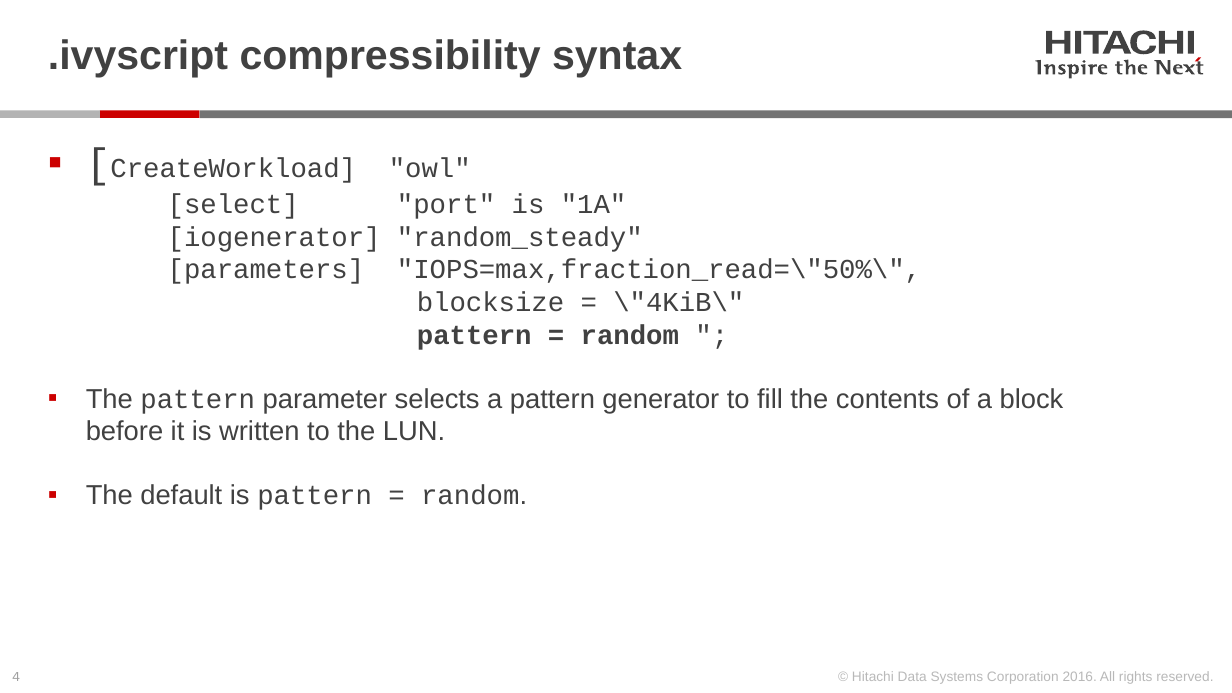
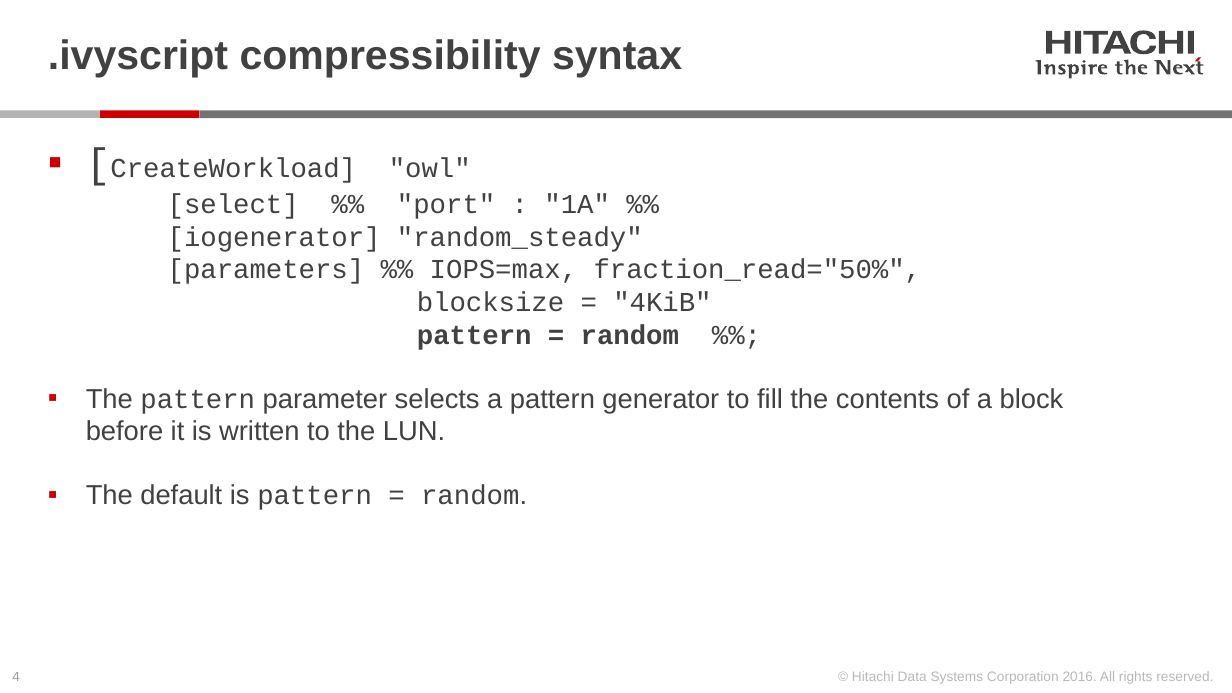
Before and after one commit to Hitachi-Data-Systems/ivy, a slide deck: slide 4 of doc/ivy_dedupe_compression.pptx. Drawn at 1232x693 pixels with LibreOffice and Linux fonts; fonts in the diff are those of the drawing. Boxes give left, top, right and bottom in pixels: in the first picture for what was removed or moved away, otherwise in the second. Text is boxed around its words. In the diff, an @@ line names an element or a change of style, - is before the commit and + after.

```diff
--- a/doc/ivy_dedupe_compression.pptx
+++ b/doc/ivy_dedupe_compression.pptx
@@ text at <box>110,158,922,350</box>: text changed @@
-▪ [CreateWorkload] "owl"
-  [select] "port" is "1A"
-  [iogenerator] "random_steady"
-  [parameters] "IOPS=max,fraction_read=\"50%\",
-  blocksize = \"4KiB\"
-  pattern = random ";
+▪ [CreateWorkload] "owl"
+  [select] %% "port" : "1A" %%
+  [iogenerator] "random_steady"
+  [parameters] %% IOPS=max, fraction_read="50%",
+  blocksize = "4KiB"
+  pattern = random %%;
```
Also in this commit, not shown: 6 other slides changed, 28 other files.
